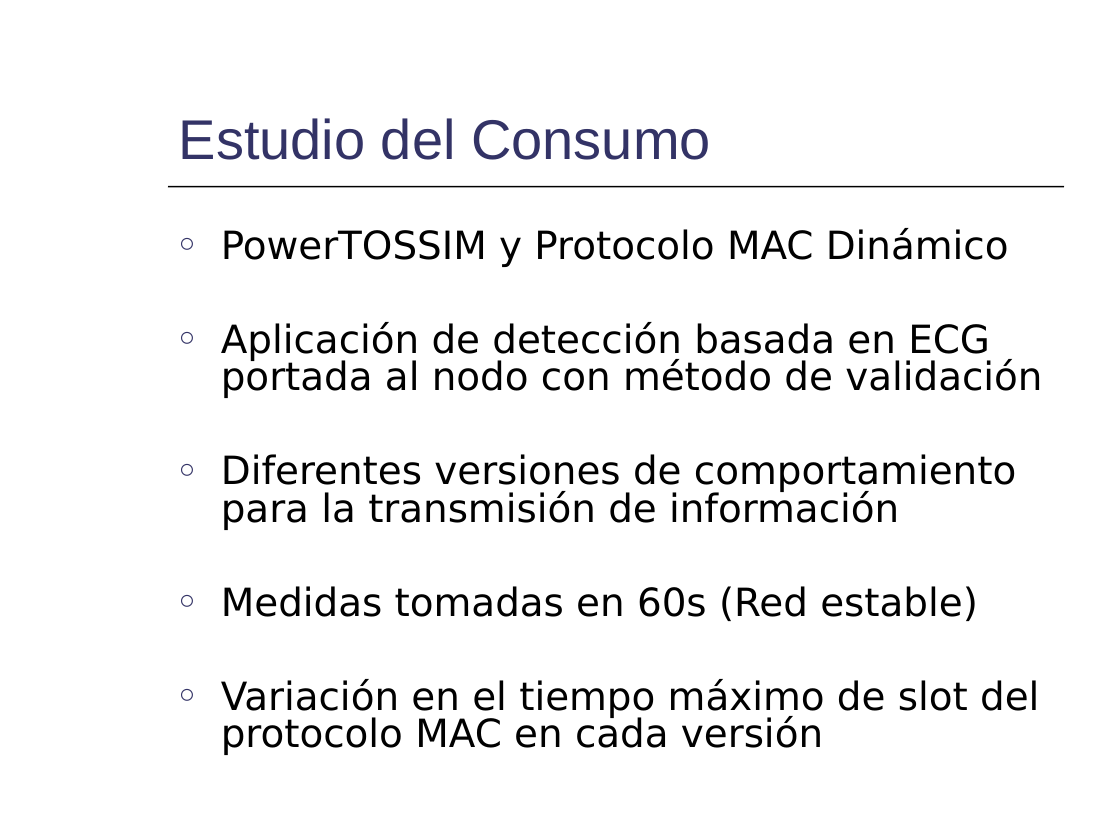
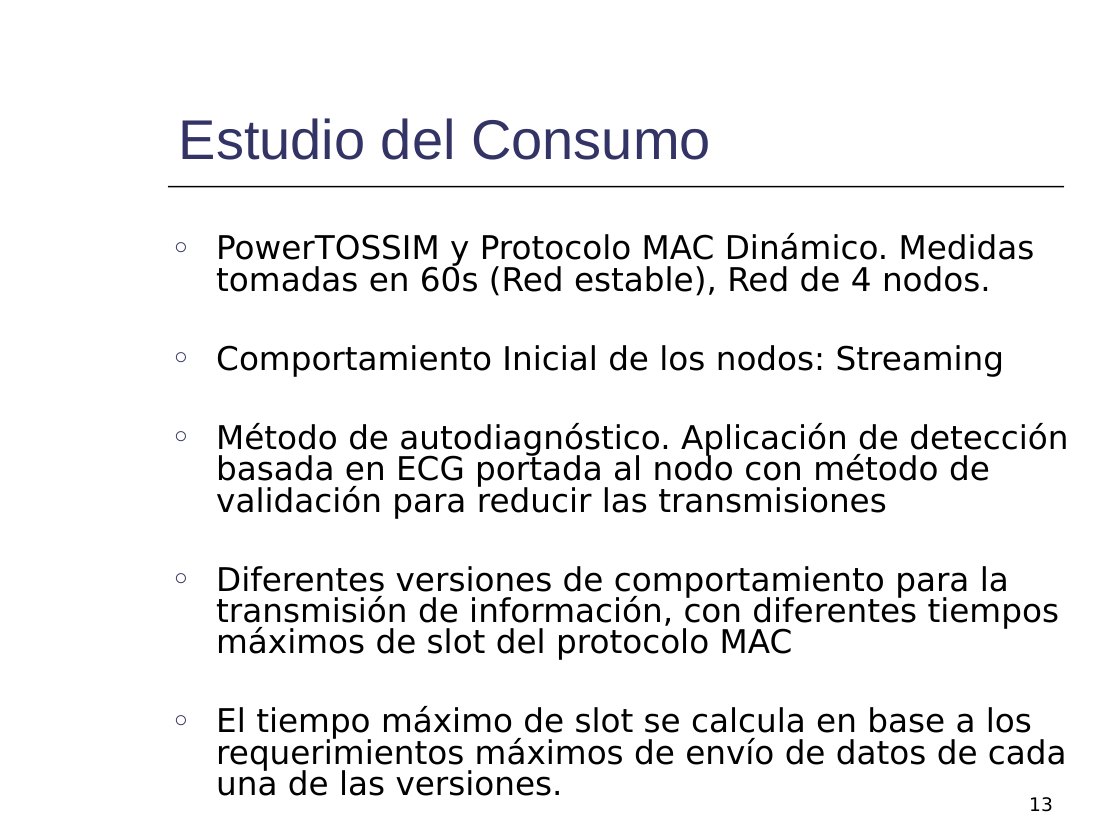
Before and after one commit to mmja/redsensores, a slide deck: slide 13 of Memoria/Consumo.ppt (slide 11 before the commit). Drawn at 1120x840 pixels with LibreOffice and Linux fonts; fonts in the diff are those of the drawing. Boxes give left, top, right and bottom in pixels: in the first picture for what was removed or moved away, otherwise in the second. Text is boxed around its words. In the diff, an @@ line names an element or a change of style, - is before the commit and + after.

```diff
--- a/Memoria/Consumo.ppt
+++ b/Memoria/Consumo.ppt
@@ text at bbox=[216, 233, 1068, 796]: text changed; size 25 to 21 pt @@
-○ PowerTOSSIM y Protocolo MAC Dinámico
-○ Aplicación de detección basada en ECG portada al nodo con método de validación
-○ Diferentes versiones de comportamiento para la transmisión de información
-○ Medidas tomadas en 60s (Red estable)
-○ Variación en el tiempo máximo de slot del protocolo MAC en cada versión
+○ PowerTOSSIM y Protocolo MAC Dinámico. Medidas tomadas en 60s (Red estable), Red de 4 nodos.
+○ Comportamiento Inicial de los nodos: Streaming
+○ Método de autodiagnóstico. Aplicación de detección basada en ECG portada al nodo con método de validación para reducir las transmisiones
+○ Diferentes versiones de comportamiento para la transmisión de información, con diferentes tiempos máximos de slot del protocolo MAC
+○ El tiempo máximo de slot se calcula en base a los requerimientos máximos de envío de datos de cada una de las versiones.
@@ page number added at bbox=[1029, 797, 1053, 812], 12 pt, text #000000 @@
+13
```
Also in this commit, not shown: 14 other slides changed, 5 slides added, 1 slide removed.
